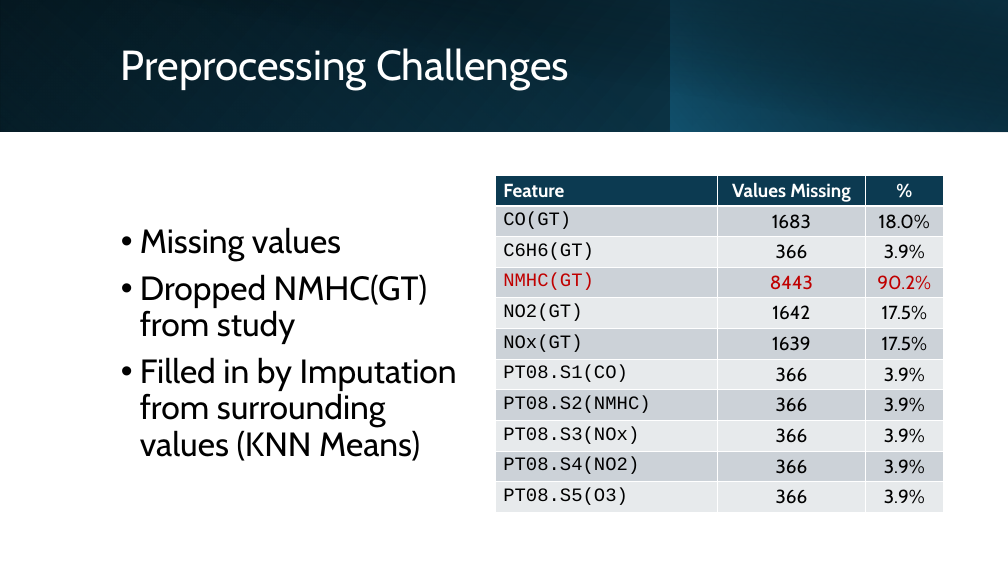
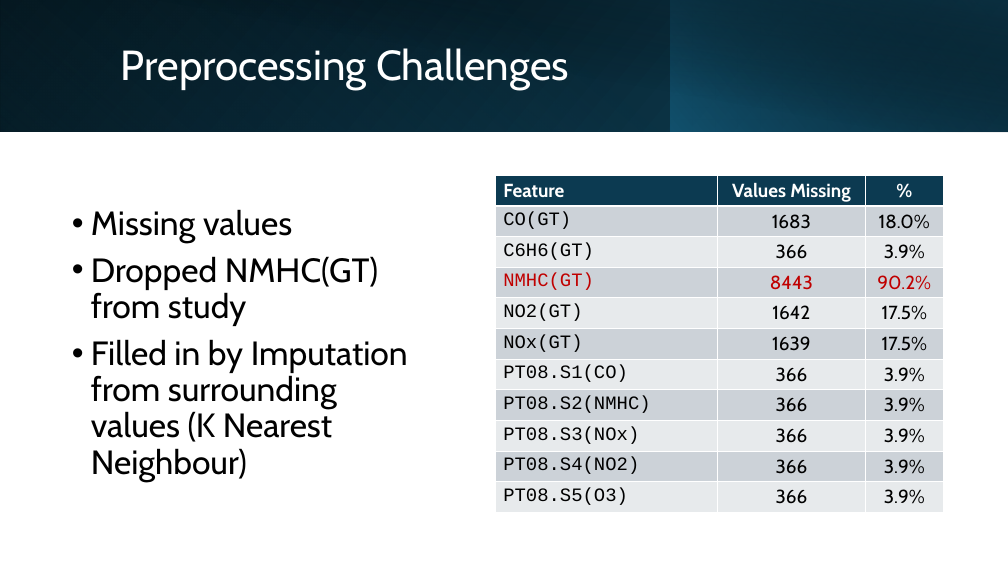
Before and after one commit to daemonchild/cardiffmet-dat5003-applied-datascience, a slide deck: slide 6 of DAT5003-S2_24-AirQuality-ST20285213-TomRowan_PRES1.pptx. Drawn at 1008x567 pixels with LibreOffice and Linux fonts; fonts in the diff are those of the drawing. Boxes give left, top, right and bottom in pixels: in the first picture for what was removed or moved away, otherwise in the second. Text is boxed around its words. In the diff, an @@ line names an element or a change of style, - is before the commit and + after.

```diff
--- a/DAT5003-S2_24-AirQuality-ST20285213-TomRowan_PRES1.pptx
+++ b/DAT5003-S2_24-AirQuality-ST20285213-TomRowan_PRES1.pptx
@@ text "Missing values": place and size @@
-text "Missing values" at bbox=[140, 227, 457, 461]
+text "Missing values" at bbox=[91, 209, 408, 482]
@@ text at bbox=[91, 339, 408, 482]: text changed @@
-• Filled in by Imputation from surrounding values (KNN Means)
+• Filled in by Imputation from surrounding values (K Nearest Neighbour)
```
Also in this commit, not shown: 10 other slides changed, 2 slides added, 4 other files.
